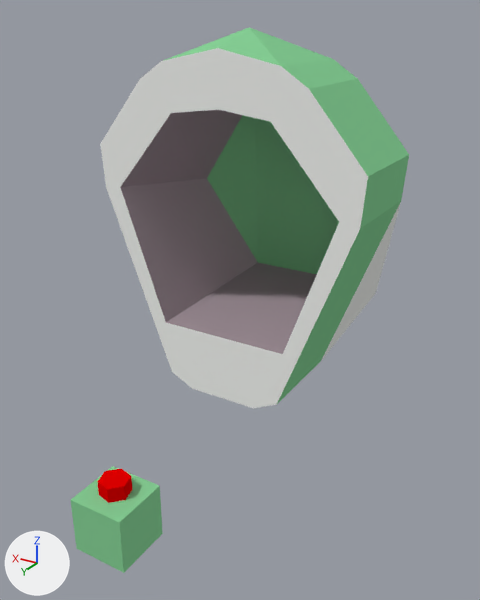
Before and after pictures for a commit that changed the Blender file blend/privada.blend.
The view is the same before and after, from a camera (50 mm lens) standing at (-11.7, 28.4, 6.7) and looking at (-0.2, 9.3, -2.8). The lights are fixed; the arrows at lower left show +X, +Y and +Z.

The scene before the commit, as lines of its bpy script (objects in view):
```python
mat_borda = diffuse_material('Borda')
mat_borda.base_color = (0.243, 0.634, 0.306)  # green #87d096
me_cube = bpy.data.meshes.new('Cube')
me_cube.from_pydata(...)  # 68 vertices, 76 faces; spans x -1.04..0.35, y -1.29..0.75, z -1.5..0.82
# faces by material slot: [26, 12, 31, 7]
me_cube.materials.append(mat_material)  # white #f5f6f3
me_cube.materials.append(mat_botao)  # red #e70000
me_cube.materials.append(mat_borda)  # green #87d096
me_cube.materials.append(mat_interior)  # grey #a6969e
ob_cube = bpy.data.objects.new('Cube', me_cube)
ob_cube.location = (-2.39, 6.17, 0.8)
ob_cube.rotation_euler = (-1.571, 0.0, 0.0)  # degrees (-90, 0, 0)
ob_cube.scale = (-7.38, -7.38, -7.38)
```
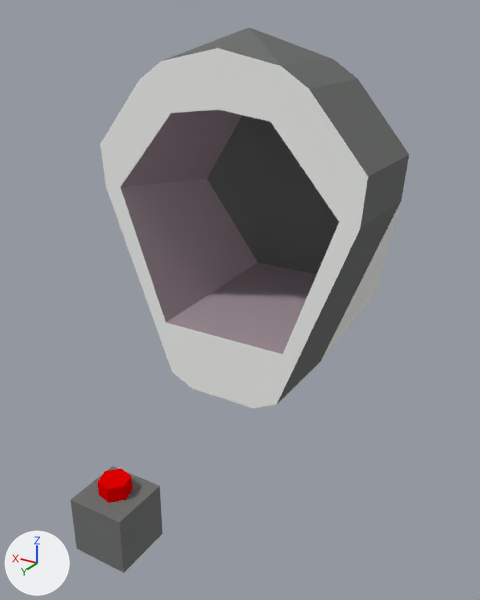
What the commit changed:
Material 'Borda' (mat_borda) changes colour from green #87d096 to grey #737573; in linear values from (0.243, 0.634, 0.306) to (0.17, 0.177, 0.171).

Changed parts and their boxes [x1, y1, x2, y2] in the pictures (480 x 600 px):
'Cube', recoloured (green to grey)
    both: [71, 27, 409, 573]
